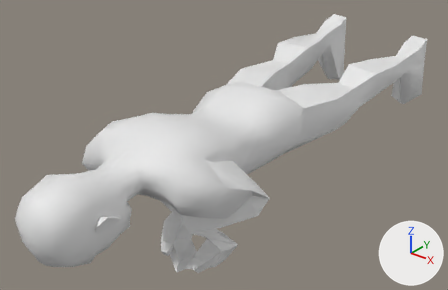
What one commit did to the FBX model Contents/mods/Mixology/media/anims_X/Bob/TTRP-ChugjugIdle.fbx.
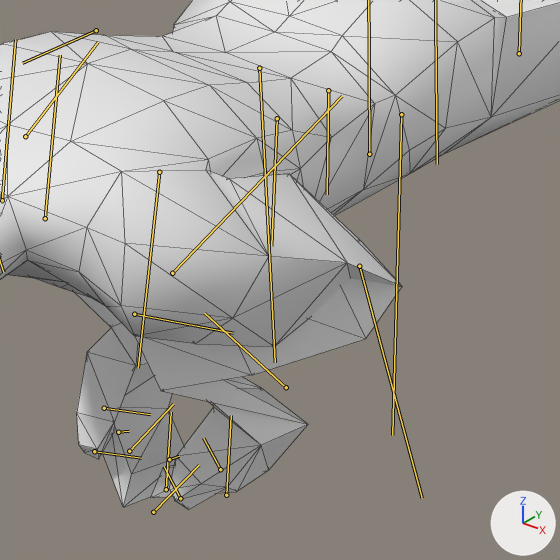
Each version appears first whole from a 50 mm camera at (0.1249, -0.2889, 0.0987) aimed at (-0.0097, -0.1207, -0.0056), and next in a close-up on the part from 30% to 72% of the width and 35% to 100% of the height. Arrows for +X, +Y and +Z are at lower right; the lights stay in place. Both versions are drawn at frame 1 of the action 'Bip01|CircleAction'; the numbers are the values there. The bones that bend it are drawn over the model as lines in the close-ups. The close-ups show mesh edges as thin lines.

In view in the first close-up: 'Body_NoDress'.
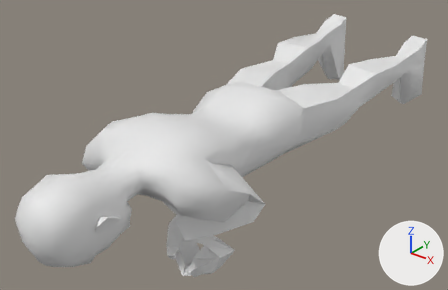
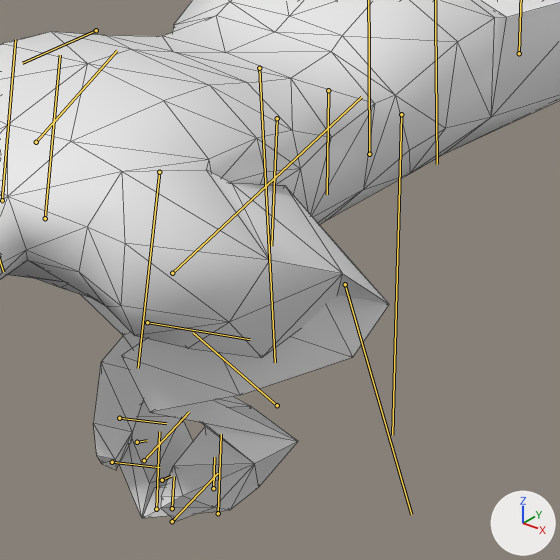
The change in detail:
Bone 'Bip01_L_UpperArm' (bone_bip01_l_upperarm) turns from (-24, 61, -65) to (-32, 57, -74) degrees about its own x, y and z.
Bone 'Bip01_L_Forearm' (bone_bip01_l_forearm) turns from (50, 2, -133) to (50, 1, -127) degrees about its own x, y and z.
Bone 'Bip01_L_Finger0' (bone_bip01_l_finger0) turns from (0, 0, 0) to (15, -4, 18) degrees about its own x, y and z.
Bone 'Bip01_R_UpperArm' (bone_bip01_r_upperarm) turns from (22, -59, -60) to (26, -60, -66) degrees about its own x, y and z.
Bone 'Bip01_R_Hand' (bone_bip01_r_hand) turns from (21, -32, -43) to (15, -31, -42) degrees about its own x, y and z.

What differs and where, as boxes (x1, y1, x2, y2) in the close-ups (560 x 560 px):
'Body_NoDress', posed: before (0, 0, 560, 510); after (0, 0, 560, 521)
bone 'Bip01_L_UpperArm', root to tip: before (172, 273) to (342, 96); after (172, 273) to (361, 97)
bone 'Bip01_L_Forearm', root to tip: before (359, 266) to (422, 498); after (345, 284) to (411, 514)
bone 'Bip01_L_Finger0', root to tip: before (220, 469) to (203, 438); after (213, 488) to (214, 457)
bone 'Bip01_R_Hand', root to tip: before (134, 314) to (233, 333); after (147, 322) to (250, 339)
